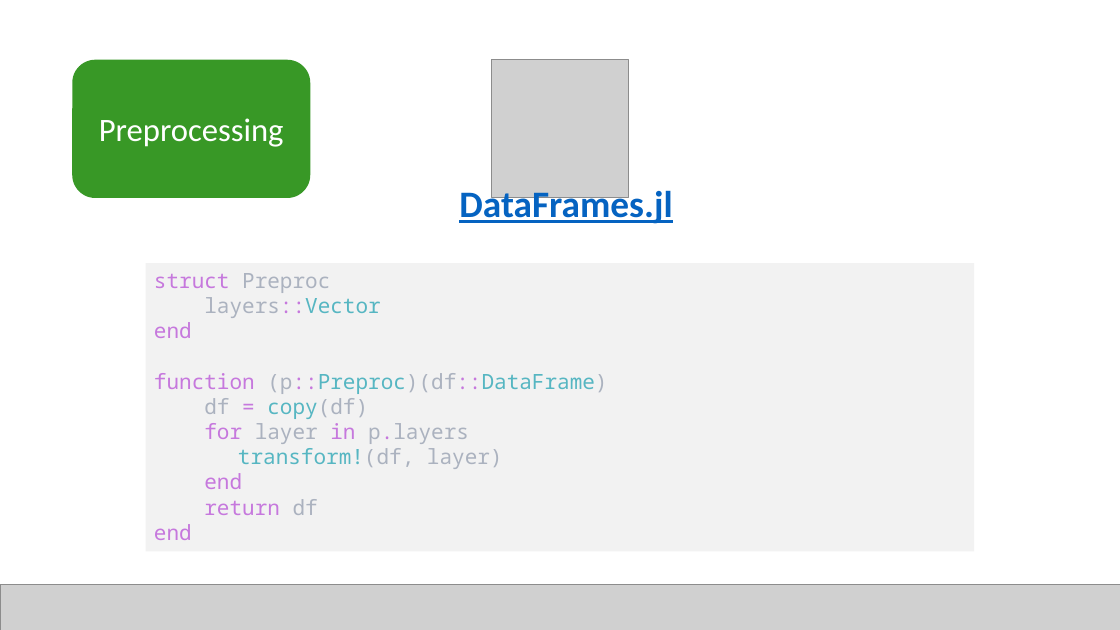
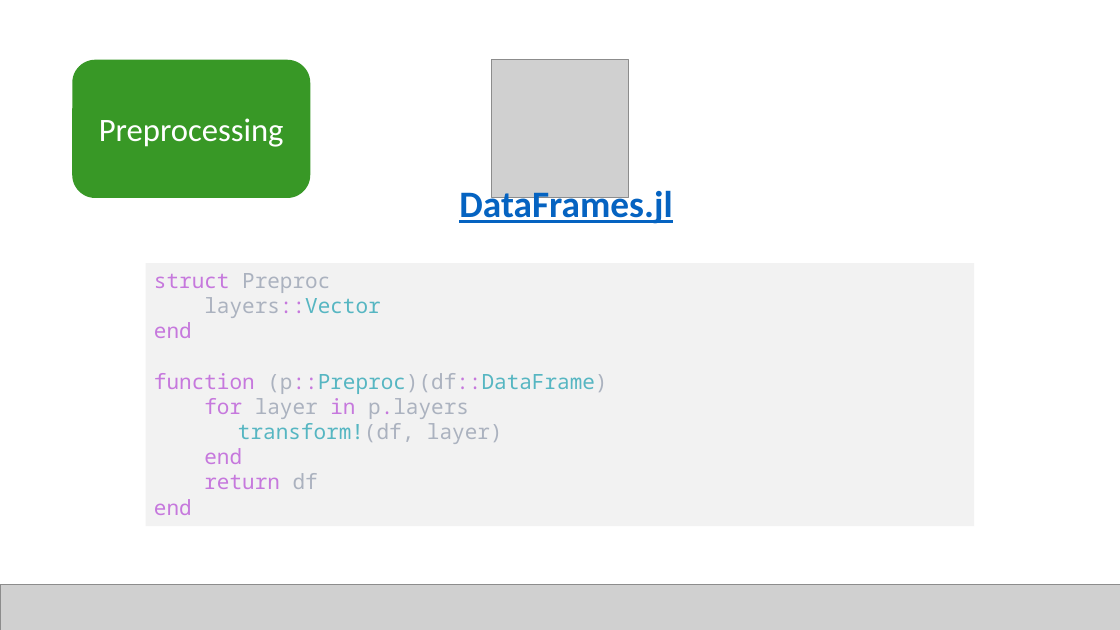
Before and after one commit to JuliaComputing/ScoringEngineDemo.jl, a slide deck: slide 8 of webinar-2022-02-17.pptx. Drawn at 1120x630 pixels with LibreOffice and Linux fonts; fonts in the diff are those of the drawing; grey boxes stand for pictures. Boxes give left, top, right and bottom in pixels: in the first picture for what was removed or moved away, otherwise in the second. Text is boxed around its words. In the diff, an @@ line names an element or a change of style, - is before the commit and + after.

```diff
--- a/webinar-2022-02-17.pptx
+++ b/webinar-2022-02-17.pptx
@@ rectangle "struct Preproc": place and size @@
-rectangle "struct Preproc" at box(146, 263, 975, 551)
+rectangle "struct Preproc" at box(146, 263, 975, 526)
@@ text in rectangle at box(204, 398, 368, 419): paragraph removed @@
-df = copy(df)
```
Also in this commit, not shown: 2 other slides changed, 3 other files.
